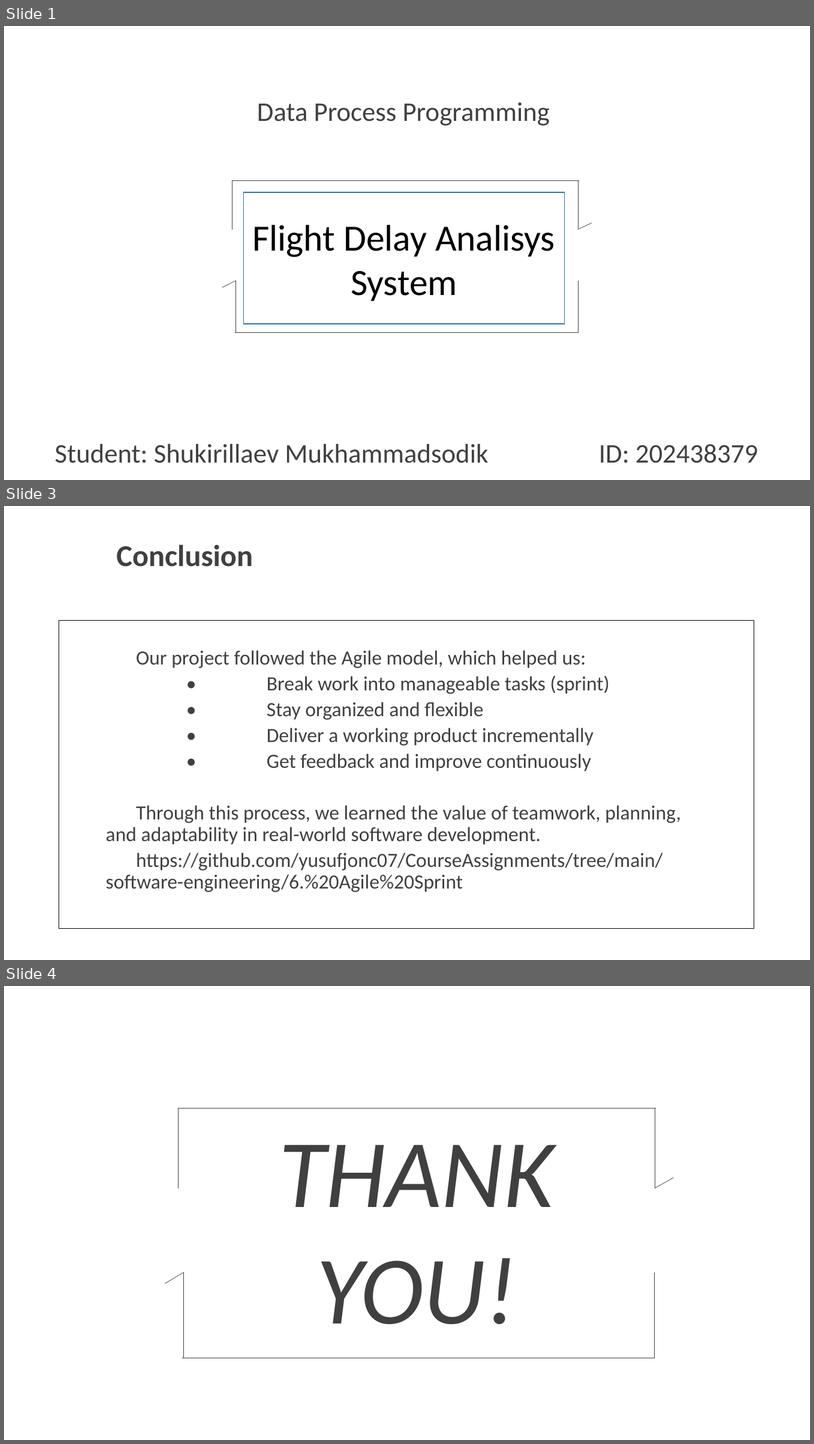
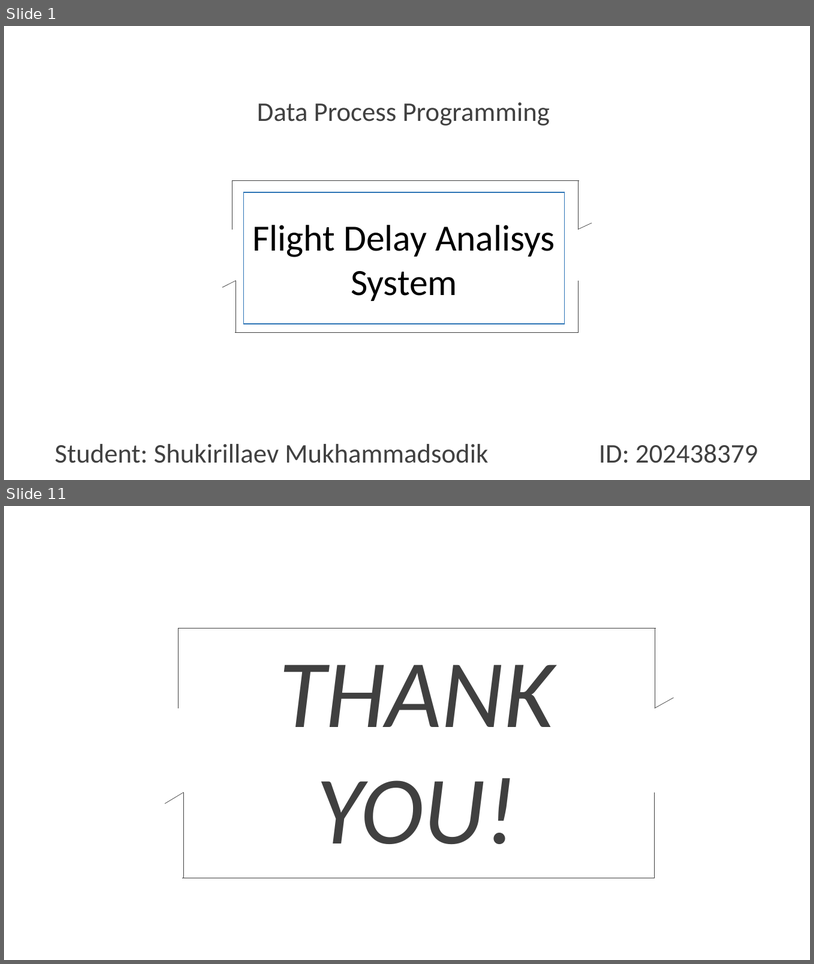
Before and after one commit to McLight-Note/Data_Process_Programming, a slide deck: Final_Project.pptx. Shown one above the other, each under a label of ours: slides 1, 3 and 4 before the commit, slides 1 and 11 after it; the slides between them are not shown. The pictures are 814x1444 and 814x964 pixels, drawn with LibreOffice and Linux fonts; fonts in the diff are those of the drawing; background and template pictures are left out. Boxes give left, top, right and bottom in pixels: in the first picture for what was removed or moved away, otherwise in the second. Text is boxed around its words. In the diff, an @@ line names an element or a change of style, - is before the commit and + after.

```diff
--- a/Final_Project.pptx
+++ b/Final_Project.pptx
@@ slide 3 removed at <box>4,506,810,960</box>, background picture (left out) @@
@@ text removed at <box>116,544,253,567</box> @@
-Conclusion
@@ rectangle removed at <box>59,621,755,928</box> @@
@@ text removed at <box>106,650,681,892</box> @@
-  Our project followed the Agile model, which helped us:
-  • Break work into manageable tasks (sprint)
-  • Stay organized and flexible
-  • Deliver a working product incrementally
-  • Get feedback and improve continuously
-  Through this process, we learned the value of teamwork, planning, and adaptability in real-world software development.
-  https://github.com/yusufjonc07/CourseAssignments/tree/main/software-engineering/6.%20Agile%20Sprint
@@ what was slide 4 is now slide 11 @@
```
Also in this commit, not shown: 1 slide changed, 8 slides added.
